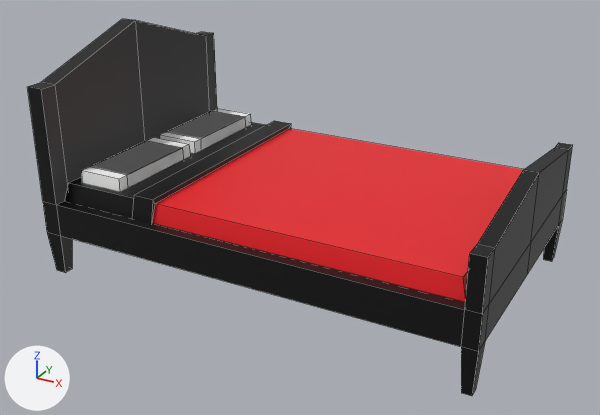
The Blender file NotesOfCitrus/Assets/Blender/blend/assetBedroom.blend as it was, and as the next commit left it.
Rendered twice from a camera (50 mm lens) standing at (10.6, -19.84, 11.7) and looking at (0.03, -0.62, 2.09). The axes (+X, +Y, +Z) are drawn at lower left. The lights are the same throughout. Mesh edges are drawn as thin lines.
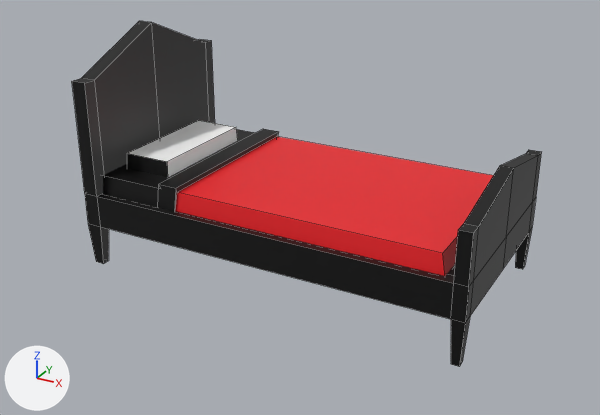
Location of each change, [x1, y1, x2, y2] in pixels of the pictures (600 x 415 px; the box of a moved part takes in the faces that stretch with it):
'Cube', reshaped, moved (14% narrower, 8% shorter)
    before: [27, 19, 573, 396]
    after: [72, 21, 542, 367]
part 1 of me_cube, moved or reshaped
    before: [27, 19, 573, 396]
    after: [72, 21, 542, 367]
part 2 of me_cube, moved or reshaped
    before: [65, 121, 524, 302]
    after: [103, 129, 494, 276]
part 3 of me_cube, moved or reshaped
    before: [90, 138, 191, 187]
    after: [127, 121, 238, 177]
part 4 of me_cube, deleted
    before: [167, 108, 251, 149]
part 5 of me_cube, deleted
    before: [82, 142, 183, 192]
part 6 of me_cube, deleted
    before: [160, 111, 246, 153]

Diff of the bpy script that builds the scene:
```diff
--- a/NotesOfCitrus/Assets/Blender/blend/assetBedroom.blend.py
+++ b/NotesOfCitrus/Assets/Blender/blend/assetBedroom.blend.py
@@ me_cube @@
 me_cube.from_pydata(...)  # 132 vertices, 122 faces; spans x -6.5..6.5, y -4.1..4.1, z -1.78..5.01
 # used by ob_cube; location = (0.0, 0.0, 1.76)
+# me_cube part 1: the loose piece of 76 vertices spanning x -6.5..6.5, y -4.1..4.1, z -1.78..5.01 is scaled about its middle by (0.9, 0.75, 1), then moved by (0.0, 0.0, 1.76)
+# me_cube part 2: the loose piece of 24 vertices spanning x -6.0..6.03, y -3.86..3.86, z 0.29..1.19 is scaled about its middle by (0.9, 0.75, 1), then moved by (-0.23, 0.0, 1.76)
+# me_cube part 3: the loose piece of 8 vertices spanning x -5.51..-4.11, y -3.13..-0.1, z 0.82..1.4 is scaled about its middle by (1.08, 1.24, 1), then moved by (0.45, 1.54, 1.85)
+# me_cube part 4: the loose piece of 8 vertices spanning x -5.51..-4.11, y 0.45..3.47, z 0.82..1.4 is deleted
+# me_cube part 5: the loose piece of 8 vertices spanning x -5.51..-4.11, y -3.47..-0.45, z 0.82..1.4 is deleted
+# me_cube part 6: the loose piece of 8 vertices spanning x -5.51..-4.11, y 0.1..3.13, z 0.82..1.4 is deleted
 me_cube.materials.append(mat_material)
@@ ob_cube @@
 ob_cube = bpy.data.objects.new('Cube', me_cube)
-ob_cube.location = (0.0, 0.0, 1.76)
+ob_cube.location = (0.0, 0.0, 0.0)
```
